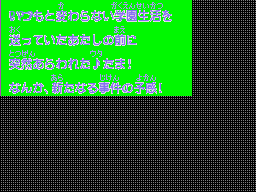
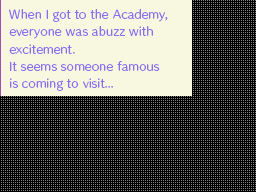
Before/after of a 256 × 192 layered artwork. What changed in the layer stack:
removed layer "???" over (x1=9, y1=11, x2=33, y2=21)
added layer "When I got to the Academy, everyone was abuzz with excitement." above "I was on my way to school as usual when an ♪-Egg suddenly appea" over (x1=9, y1=9, x2=168, y2=91)
showed "Layer 2" over (x1=1, y1=0, x2=192, y2=96)
